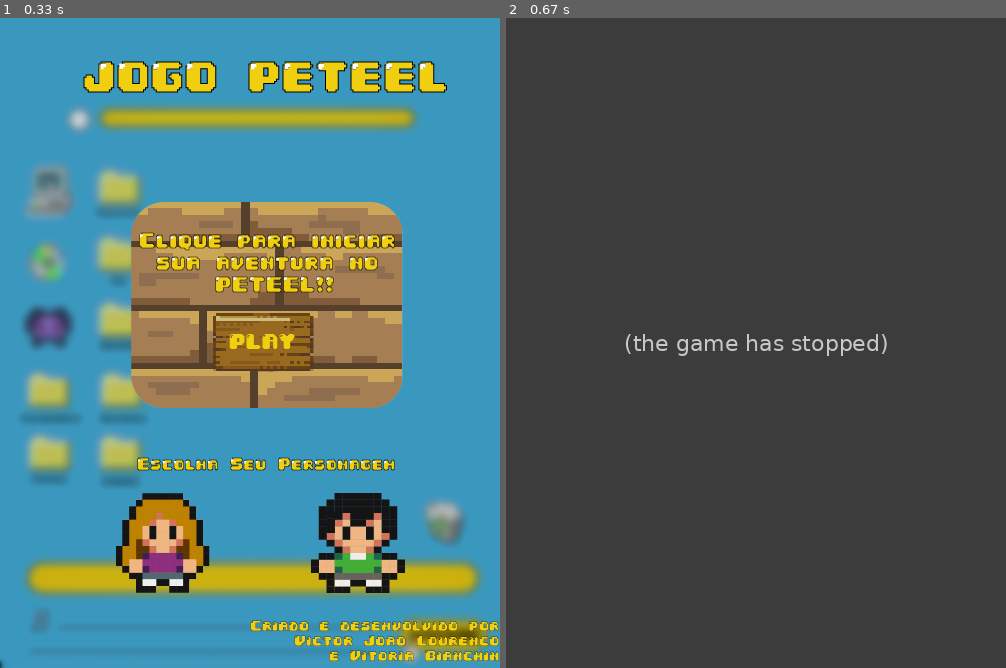
Above: before the commit, frames 1-2 (left to right).
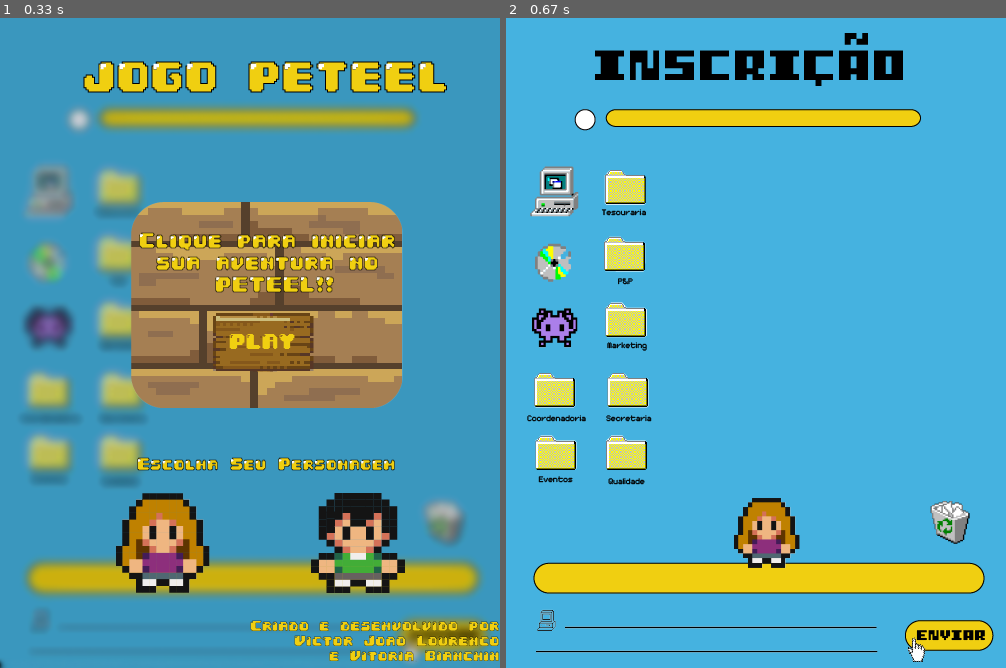
Above: after the commit, the same moments.

Repository: Victor-J-L/JOGO-PETEEL
Game: pygame game, started from primeirafaseteste.py
Two runs of this game, one before a commit and one after it. Both use one fixed random seed, a clock stepped at 60 frames per second and the inputs below.
Inputs (mouse positions are in pixels of both pictures, inside the frame that each line leads up to):
- Up to frame 1 (0.33 s): no input
- Up to frame 2 (0.67 s): click (771, 343) at 0.38 s

Frame 1 is identical in both runs. In frame 2, 100% of the frame differs, in the area x 0-100%, y 0-100%.
Error before the commit: AttributeError: type object 'personagem' has no attribute 'rect' (primeirafaseteste.py line ...; the game stopped at 0.43 s (later frames are placeholders)

Commit message:
criado as classes dos sprites e uma tentativa de movimento do personagem

Diff:
--- a/esqueleto.py
+++ b/esqueleto.py
@@ -1,11 +1,10 @@
 import pygame
-import random
-
+from spritesjogopeteel import *
 def main():
     pygame.init()
     tela = pygame.display.set_mode([500,650])
     pygame.display.set_caption("Jogo PETEEL")
-    relogio = pygame.time.Clock()
+    clock = pygame.time.Clock()
 
     #CORES
     cor_azul = (181,244,253)
@@ -13,13 +12,6 @@
     cor_preta = (0,0,0)
     cor_marrom = (126,89,1)
     cor_amarela = (251,222,19)
-
-    #OBJETOS
-    nome = pygame.Rect((20,20,460,196))
-    quadrado = pygame.Rect((50,231,400,196))
-    personagem1 = pygame.Rect((100, 442, 100, 188))
-    personagem2 = pygame.Rect((300, 442, 100, 188))
-    botao = pygame.Rect((200, 362, 100, 50))
 
     #IMAGENS
     pag_inicial = pygame.image.load("Imagens/Página inicial/paginainicial2.png")
@@ -108,14 +100,14 @@
     sp_inconefinal1.rect.left = 280
     sp_inconefinal1.rect.right = 300
 
-    sair = False
-    while sair != True:
+    running = True
+    while running == True:
         for event in pygame.event.get():
             if event.type == pygame.QUIT:
-                sair = True
+                running = False
 
 
-        relogio.tick(30)
+        clock.tick(30)
         tela.fill(cor_azul)
         (xmouse, ymouse) = pygame.mouse.get_pos()
 
--- a/primeirafaseteste.py
+++ b/primeirafaseteste.py
@@ -1,115 +1,145 @@
 import pygame
+
+vec = pygame.math.Vector2
+
+class Personagem1(pygame.sprite.Sprite):
+    def __init__(self):
+        pygame.sprite.Sprite.__init__(self)
+        self.image = pygame.image.load("Imagens/personagem/personagem1frente.png")
+        self.rect = self.image.get_rect()
+        self.rect.top = 475
+        self.rect.left = 575
+        self.rect.left = 200
+        self.rect.right = 210
+
+class Personagem2(pygame.sprite.Sprite):
+    def __init__(self):
+        pygame.sprite.Sprite.__init__(self)
+        self.image = pygame.image.load("Imagens/personagem/personagem2frente.png")
+        self.rect = self.image.get_rect()
+        self.rect.top = 475
+        self.rect.left = 575
+        self.rect.left = 200
+        self.rect.right = 405
+
+class Personagem(pygame.sprite.Sprite):
+    def __init__(self):
+        pygame.sprite.Sprite.__init__(self)
+        self.image = pygame.image.load("Imagens/personagem/personagem1frente_min.png")
+        self.rect = self.image.get_rect()
+        self.rect.top = 800
+        self.rect.left = 200
+        self.pos = vec(self.rect.left, self.rect.top)
+        self.vel = vec(0, 0)
+        self.acc = vec(0, 0)
+
+    def update(self):
+        self.acc = vec(0, 0)
+        keys = pg.key.get_pressed()
+        if keys[pg.K_LEFT]:
+            self.acc.x = -0.5
+        if keys[pg.K_RIGHT]:
+            self.acc.x = 0.5
+
+        # apply friction
+        self.acc += self.vel * (-0.12)
+        # equations of motion
+        self.vel += self.acc
+        self.pos += self.vel + 0.5 * self.acc
+        # wrap around the sides of the screen
+        if self.pos.x > 500:
+            self.pos.x = 0
+        if self.pos.x < 0:
+            self.pos.x = self.rect.left
+
+        (self.rect.left, self.rect.top) = self.pos
+
+class Selecao(pygame.sprite.Sprite):
+    def __init__(self):
+        pygame.sprite.Sprite.__init__(self)
+        self.image = pygame.image.load("Imagens/personagem/selecao.png")
+        self.rect = self.image.get_rect()
+        self.rect.top = 470
+        self.rect.right = 800
+
+class Plataformas(pygame.sprite.Sprite):
+    def __init__(self):
+        pygame.sprite.Sprite.__init__(self)
+        self.image = pygame.image.load("Imagens/Primeira Fase/plataforma.png")
+        self.rect = self.image.get_rect()
+        self.rect.top = 200
+        self.rect.left = 200
+
+class Paginainicial(pygame.sprite.Sprite):
+    def __init__(self):
+        pygame.sprite.Sprite.__init__(self)
+        self.image = pygame.image.load("Imagens/Página inicial/paginainicial2.png")
+        self.rect = self.image.get_rect()
+        self.rect.top = -26
+        self.rect.left = -16
+
+class Botaoplay(pygame.sprite.Sprite):
+    def __init__(self):
+        pygame.sprite.Sprite.__init__(self)
+        self.image = pygame.image.load("Imagens/Página inicial/play.png")
+        self.rect = self.image.get_rect()
+        self.rect.top = 342
+        self.rect.bottom = 391
+        self.rect.left = 199
+        self.rect.right = 314
+
+class Bolinha(pygame.sprite.Sprite):
+    def __init__(self):
+        pygame.sprite.Sprite.__init__(self)
+        self.image = pygame.image.load("Imagens/Primeira Fase/bolinha.png")
+        self.rect = self.image.get_rect()
+        self.rect.top = 120
+        self.rect.bottom = 200
+        self.rect.left = 250
+        self.rect.right = 300
+
+class Iconefinal(pygame.sprite.Sprite):
+    def __init__(self):
+        pygame.sprite.Sprite.__init__(self)
+        self.image = pygame.image.load("Imagens/Primeira Fase/iconefinal.png")
+        self.rect = self.image.get_rect()
+        self.rect.top = 120
+        self.rect.bottom = 200
+        self.rect.left = 280
+        self.rect.right = 300
+
+
 
 def main():
     pygame.init()
     tela = pygame.display.set_mode([500,650])
     pygame.display.set_caption("Jogo PETEEL")
     relogio = pygame.time.Clock()
+    all_sprites = pygame.sprite.Group()
+    fundo = pygame.image.load("Imagens/Primeira Fase/fundo123desfocado.png")
 
     #CORES
     cor_azul = (181,244,253)
-    cor_branca = (255,255,255)
-    cor_preta = (0,0,0)
-    cor_marrom = (126,89,1)
-    cor_amarela = (251,222,19)
-
-    #OBJETOS
-    nome = pygame.Rect((20,20,460,196))
-    quadrado = pygame.Rect((50,231,400,196))
-    personagem1 = pygame.Rect((100, 442, 100, 188))
-    personagem2 = pygame.Rect((300, 442, 100, 188))
-    botao = pygame.Rect((200, 362, 100, 50))
-
-    #IMAGENS
-    pag_inicial = pygame.image.load("Imagens/Página inicial/paginainicial2.png")
-    sp_paginicial = pygame.sprite.Sprite()
-    sp_paginicial.pag_inicial = pag_inicial
-    sp_paginicial.rect = pag_inicial.get_rect()
-    sp_paginicial.rect.top = -26
-    sp_paginicial.rect.left = -16
-
-    botaoplay = pygame.image.load("Imagens/Página inicial/play.png")
-    sp_play = pygame.sprite.Sprite()
-    sp_play.botaoplay = botaoplay
-    sp_play.rect = botaoplay.get_rect()
-    sp_play.rect.top = 342
-    sp_play.rect.bottom = 391
-    sp_play.rect.left = 199
-    sp_play.rect.right = 314
-
-    fundo = pygame.image.load("Imagens/Primeira Fase/fundo123desfocado.png")
-    all_sprites = pygame.sprite.Group()
-    #PERSONAGEM 1
-
-    p1frente = pygame.image.load("Imagens/personagem/personagem1frente.png") #personagem1frente
-    sp_p1frente = pygame.sprite.Sprite()
-    sp_p1frente.p1frente = p1frente
-    sp_p1frente.rect = p1frente.get_rect()
-    sp_p1frente.rect.top = 400
-    sp_p1frente.rect.bottom = 575
-    sp_p1frente.rect.left = 200
-    sp_p1frente.rect.right = 210
-
-    #PERSONAGEM 2
-
-    p2frente = pygame.image.load("Imagens/personagem/personagem2frente.png") #personagem2frente
-    sp_p2frente = pygame.sprite.Sprite()
-    sp_p2frente.p1frente = p2frente
-    sp_p2frente.rect = p2frente.get_rect()
-    sp_p2frente.rect.top = 400
-    sp_p2frente.rect.bottom = 575
-    sp_p2frente.rect.left = 200
-    sp_p2frente.rect.right = 405
-
-    class personagem(pygame.sprite.Sprite):
-        def personagem(self, personagem, game):
-            personagem.groups = game.all_sprites
-            pygame.sprite.Sprite.personagem(self, self.groups)
-            personagem.image = pygame.image.load("Imagens/personagem/personagem1frente_min.png")
-            personagem.rect = personagem.image.get_rect()
-            personagem.rect.top = 800
-            personagem.rect.left = 200
-
-
-    #personagem = personagem() ???????
-
-
-    #SELECAO PERSONAGEM
-
-    selecao = pygame.image.load("Imagens/personagem/selecao.png")
-    sp_selecao = pygame.sprite.Sprite()
-    sp_selecao.selecao = selecao
-    sp_selecao.rect = selecao.get_rect()
-    sp_selecao.rect.top = 470
-    sp_selecao.rect.right = 800
-
-    #Plataforma Primeira Fase
-    plataforma1 = pygame.image.load("Imagens/Primeira Fase/plataforma.png") #personagem2frente
-    sp_plataforma1 = pygame.sprite.Sprite()
-    sp_plataforma1.plataforma1 = plataforma1
-    sp_plataforma1.rect = plataforma1.get_rect()
-    sp_plataforma1.rect.top = 200
-    sp_plataforma1.rect.left = 200
-
-    #Bolinha Primeira Fase
-    bolinha = pygame.image.load("Imagens/Primeira Fase/bolinha.png") #personagem2frente
-    sp_bolinha = pygame.sprite.Sprite()
-    sp_bolinha.bolinha = bolinha
-    sp_bolinha.rect = bolinha.get_rect()
-    sp_bolinha.rect.top = 120
-    sp_bolinha.rect.bottom = 200
-    sp_bolinha.rect.left = 250
-    sp_bolinha.rect.right = 300
-
-    #Íncone final primeira fase
-    inconefinal1 = pygame.image.load("Imagens/Primeira Fase/iconefinal.png") #personagem2frente
-    sp_inconefinal1 = pygame.sprite.Sprite()
-    sp_inconefinal1.inconefinal1 = inconefinal1
-    sp_inconefinal1.rect = inconefinal1.get_rect()
-    sp_inconefinal1.rect.top = 120
-    sp_inconefinal1.rect.bottom = 200
-    sp_inconefinal1.rect.left = 280
-    sp_inconefinal1.rect.right = 300
+
+    #Variaveis
+    pag_inicial= Paginainicial()
+    all_sprites.add(pag_inicial)
+    botaoplay= Botaoplay()
+    #all_sprites.add(botaoplay)
+    personagem= Personagem()
+    #all_sprites.add(personagem)
+    personagem1= Personagem1()
+    #all_sprites.add(personagem1)
+    personagem2= Personagem2()
+    #all_sprites.add(personagem2)
+    selecao= Selecao()
+    #all_sprites.add(selecao)
+    plataforma1 = Plataformas()
+    #all_sprites.add(plataforma1)
+    iconefinal= Iconefinal()
+    #all_sprites.add(iconefinal)
+    bolinha= Bolinha()
+    #all_sprites.add(bolinha)
 
     sair = False
     while sair != True:
@@ -122,49 +152,48 @@
         tela.fill(cor_azul)
         (xmouse, ymouse) = pygame.mouse.get_pos()
 
-        if xmouse >= sp_p1frente.rect.left and xmouse <= sp_p1frente.rect.right and ymouse <= sp_p1frente.rect.bottom and ymouse >= sp_p1frente.rect.top:
+        if xmouse >= personagem1.rect.left and xmouse <= personagem1.rect.right and ymouse <= personagem1.rect.bottom and ymouse >= personagem1.rect.top:
             if event.type == pygame.MOUSEBUTTONDOWN:
                 personagem.image = pygame.image.load("Imagens/personagem/personagem1frente_min.png") #personagem1frente
                 personagem.rect = personagem.image.get_rect()
                 personagem.rect.top = 480
                 personagem.rect.left = 800
-                sp_selecao.rect.right = 217
-
-        if xmouse >= sp_p2frente.rect.left and xmouse <= sp_p2frente.rect.right and ymouse <= sp_p2frente.rect.bottom and ymouse >= sp_p2frente.rect.top:
+                selecao.rect.right = 217
+
+        if xmouse >= personagem2.rect.left and xmouse <= personagem2.rect.right and ymouse <= personagem2.rect.bottom and ymouse >= personagem2.rect.top:
             if event.type == pygame.MOUSEBUTTONDOWN:
                 personagem.image = pygame.image.load("Imagens/personagem/personagem2frente_min.png") #personagem1frente
                 personagem.rect = personagem.image.get_rect()
                 personagem.rect.top = 480
                 personagem.rect.left = 800
-                sp_selecao.rect.right = 412
-
-        if xmouse >= sp_play.rect.left and xmouse <= sp_play.rect.right and ymouse <= 351 and ymouse >= 295:
+                selecao.rect.right = 412
+
+        if xmouse >= botaoplay.rect.left and xmouse <= botaoplay.rect.right and ymouse <= 351 and ymouse >= 295:
             if event.type == pygame.MOUSEBUTTONDOWN:
-                sp_paginicial.rect.left = 800
-                sp_play.rect.left = 800
-                sp_p1frente.rect.left = 800
-                sp_p2frente.rect.left = 800
+                pag_inicial.rect.left = 800
+                botaoplay.rect.left = 800
+                personagem1.rect.left = 800
+                personagem2.rect.left = 800
                 personagem.rect.top = 480
                 personagem.rect.left = 228
-                sp_selecao.rect.right = 800
+                selecao.rect.right = 800
                 fundo = pygame.image.load("Imagens/Primeira Fase/fundo1_1.png")
 
 
 
-        all_sprites.update()
+        all_sprites.update
         all_sprites.draw(tela)
-
         tela.blit(fundo, (0,0))
-        #tela.blit(sp_bolinha.bolinha, sp_bolinha.rect)
-        #tela.blit(sp_plataforma1.plataforma1, sp_plataforma1.rect)
-        #tela.blit(sp_inconefinal1.inconefinal1, sp_inconefinal1.rect)
-        tela.blit(sp_paginicial.pag_inicial, sp_paginicial.rect)
-        tela.blit(sp_play.botaoplay, sp_play.rect)
-        tela.blit(sp_p1frente.p1frente, sp_p1frente.rect)
-        tela.blit(sp_p2frente.p1frente, sp_p2frente.rect)
-        #tela.blit(sp_personagem.personagem, sp_personagem.rect)
-        tela.blit(sp_selecao.selecao, sp_selecao.rect)
-
+        tela.blit(personagem.image, personagem.rect)
+        tela.blit(pag_inicial.image, pag_inicial.rect)
+        tela.blit(botaoplay.image, botaoplay.rect)
+        tela.blit(personagem1.image, personagem1.rect)
+        tela.blit(personagem2.image, personagem2.rect)
+        tela.blit(personagem.image, personagem.rect)
+        tela.blit(selecao.image, selecao.rect)
+        #tela.blit(bolinha.image,bolinha.rect)
+        #tela.blit(plataforma1.image, plataforma1.rect)
+        #tela.blit(iconefinal.image, iconefinal.rect)
 
         pygame.display.update()
     pygame.quit()
Not shown, changed: Imagens/Primeira Fase/fundo e objetos 1 fase.ai
